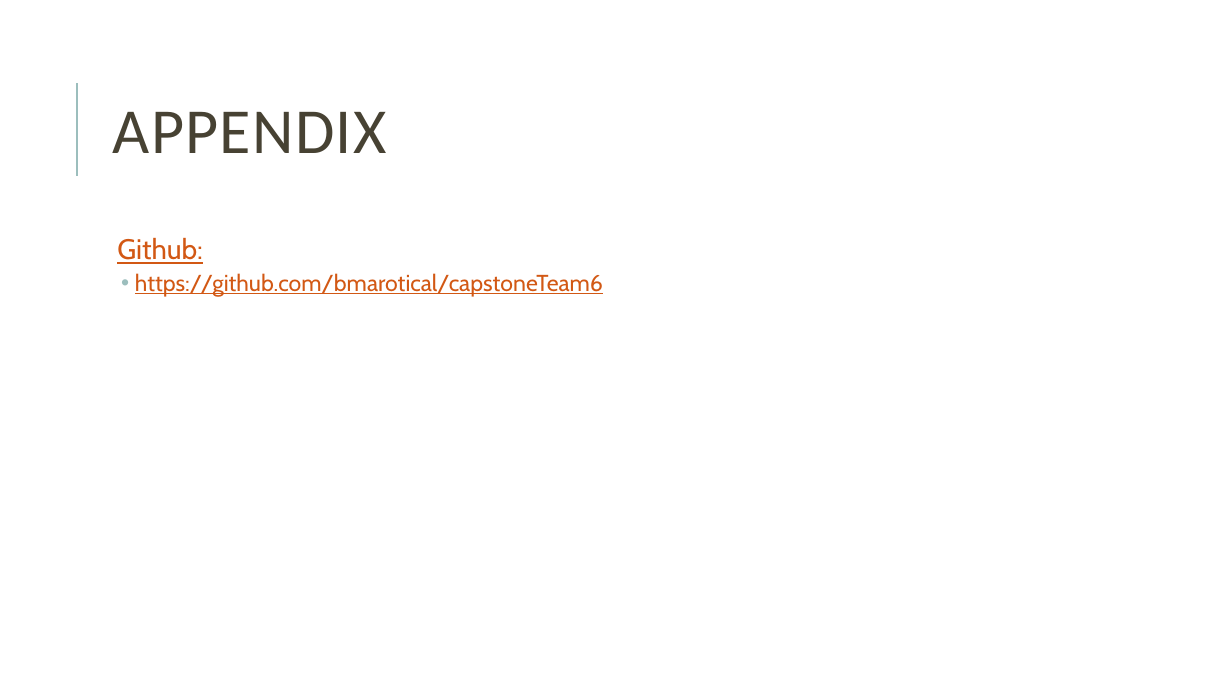
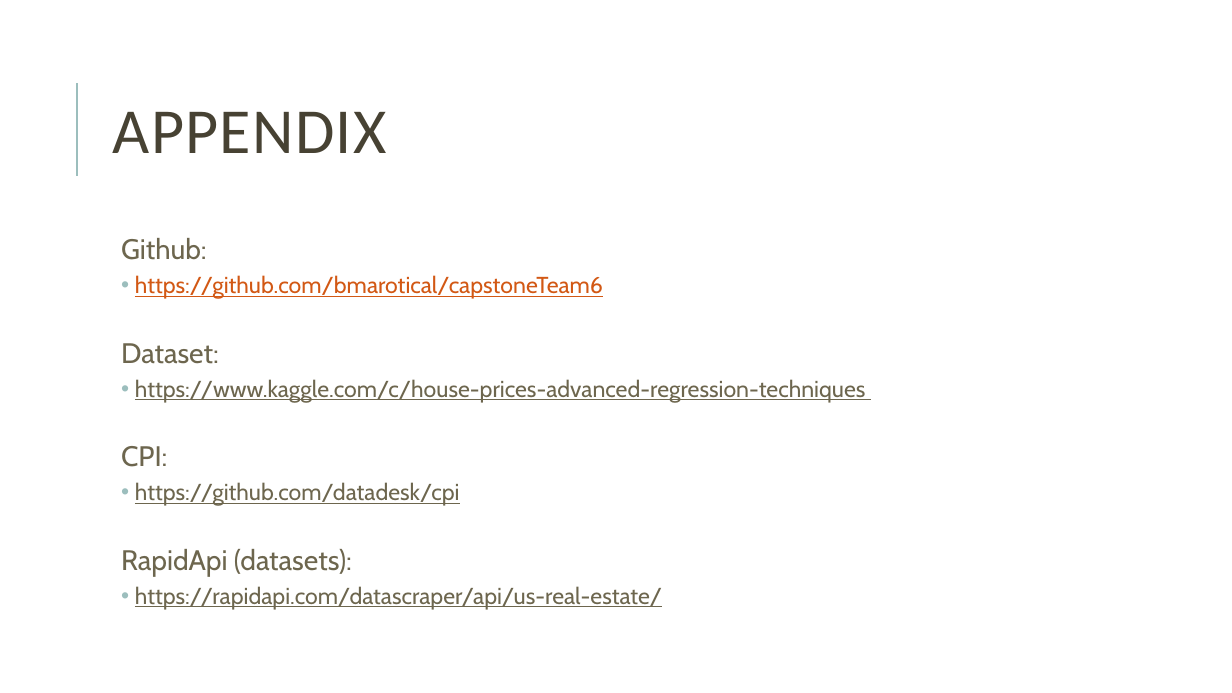
Before and after one commit to bmarotical/capstoneTeam6, a slide deck: slide 9 of Team6_FinalPresentationSlides.pptx (slide 7 before the commit). Drawn at 1232x693 pixels with LibreOffice and Linux fonts; fonts in the diff are those of the drawing. Boxes give left, top, right and bottom in pixels: in the first picture for what was removed or moved away, otherwise in the second. Text is boxed around its words. In the diff, an @@ line names an element or a change of style, - is before the commit and + after.

```diff
--- a/Team6_FinalPresentationSlides.pptx
+++ b/Team6_FinalPresentationSlides.pptx
@@ text at (121, 238, 207, 260): text colour #D25814 to #6D664E, underline off in "Github:"; bullet   to none; list level 1 to 2 in "Github:" @@
@@ text at (121, 343, 866, 610): paragraphs added @@
+  Dataset:
+  • https://www.kaggle.com/c/house-prices-advanced-regression-techniques
+  CPI:
+  • https://github.com/datadesk/cpi
+  RapidApi (datasets):
+  • https://rapidapi.com/datascraper/api/us-real-estate/
```
Also in this commit, not shown: 6 other slides changed, 2 slides added, 1 other file.
